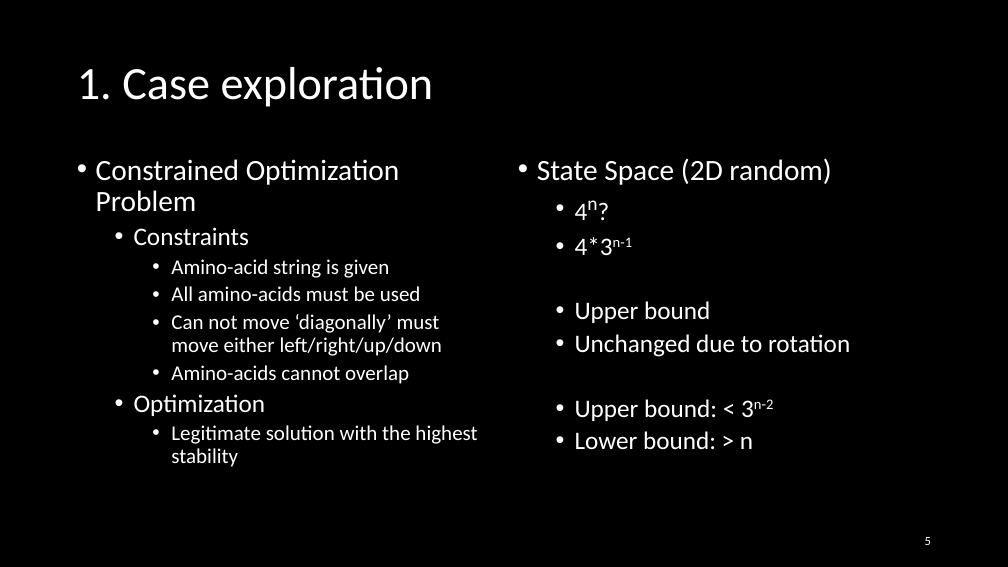
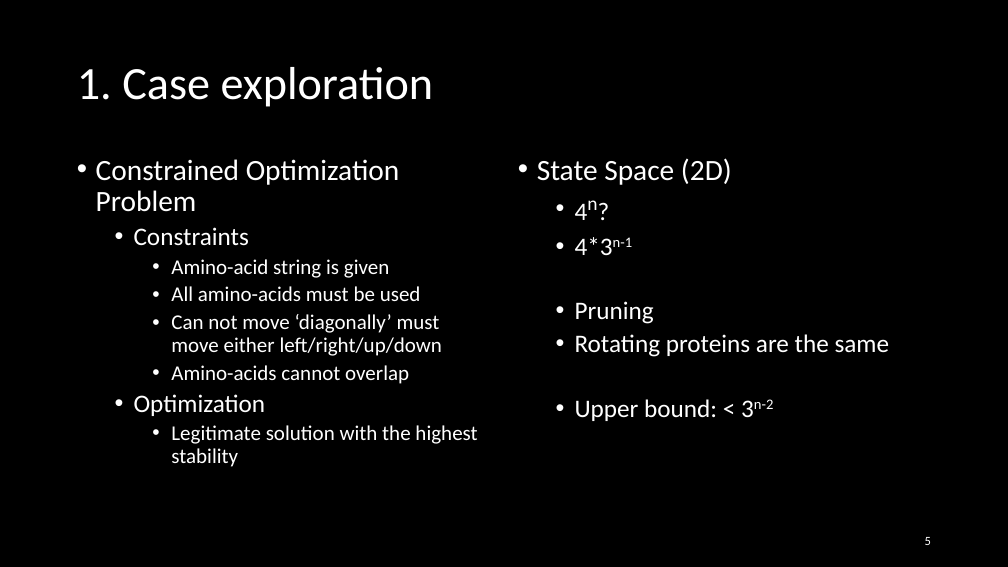
Before and after one commit to Loek21/Protein-Pow-d-er, a slide deck: slide 5 of Documentation/PPP, Week 2, Meeting 1.pptx. Drawn at 1008x567 pixels with LibreOffice and Linux fonts; fonts in the diff are those of the drawing. Boxes give left, top, right and bottom in pixels: in the first picture for what was removed or moved away, otherwise in the second. Text is boxed around its words. In the diff, an @@ line names an element or a change of style, - is before the commit and + after.

Commit message:
Last updates

```diff
--- a/Documentation/PPP, Week 2, Meeting 1.pptx
+++ b/Documentation/PPP, Week 2, Meeting 1.pptx
@@ text at (537, 158, 732, 185): text changed @@
-• State Space (2D random)
+• State Space (2D)
@@ text at (575, 301, 890, 357): text changed @@
-  • Upper bound
-  • Unchanged due to rotation
+  • Pruning
+  • Rotating proteins are the same
@@ text at (575, 431, 753, 449): paragraph removed @@
-  • Lower bound: > n
```
Also in this commit, not shown: 1 other slide changed.
